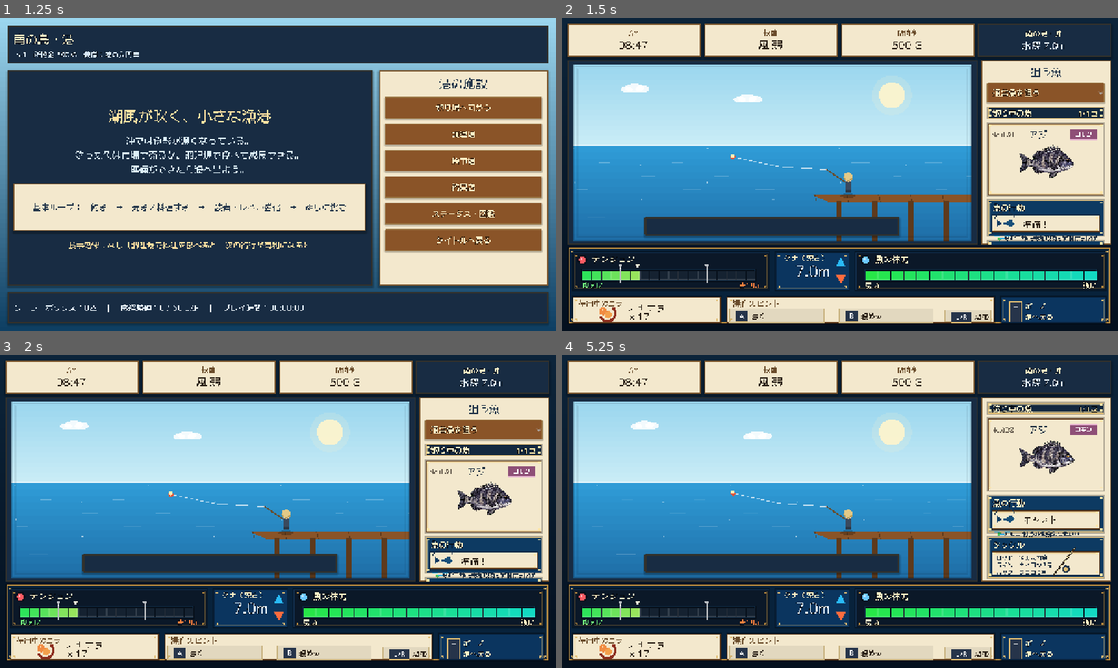
Above: before the commit, frames 1-4 (two rows, left to right).
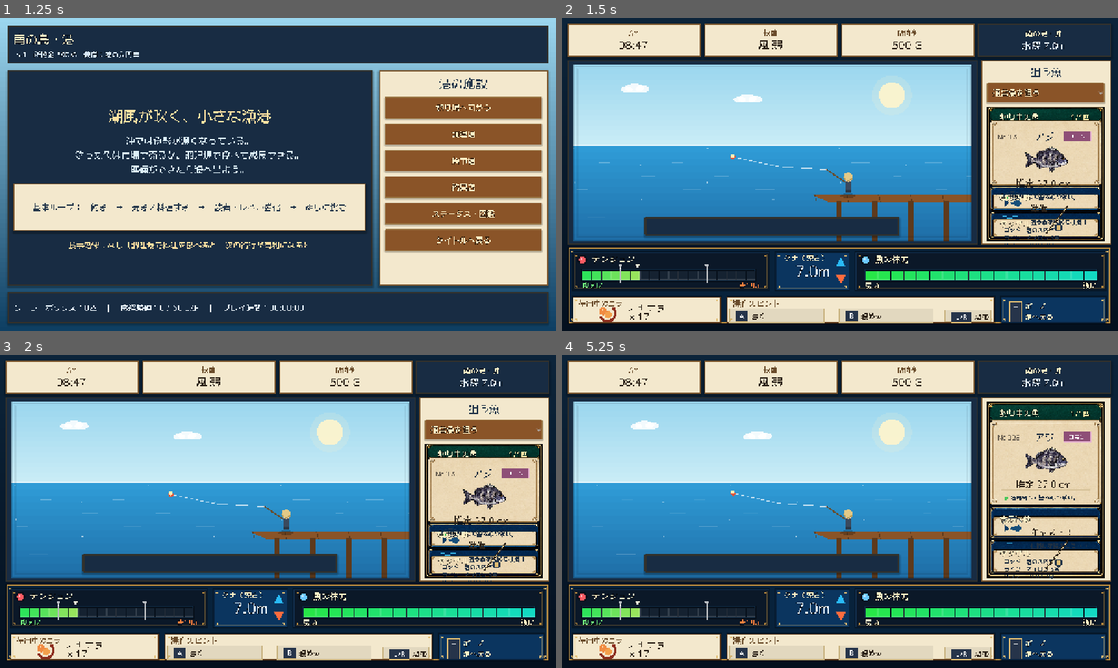
Above: after the commit, the same moments.

Repository: RYUKOU-OKUMURA/tsuri_quest_umi_mvp
Game: Godot game, scene res://scenes/main.tscn
Two runs of this game, one before a commit and one after it. Both use one fixed random seed, a clock stepped at 60 frames per second and the inputs below.
Inputs (mouse positions are in pixels of both pictures, inside the frame that each line leads up to):
- Up to frame 1 (1.25 s): click "ゲームを始める" at 0.5 s
- Up to frame 2 (1.5 s): click "釣り場へ向かう" at 1.25 s
- Up to frame 3 (2 s): no input
- Up to frame 4 (5.25 s): click "通常魚を狙う" at 2 s; click "通常魚を狙う" at 2.75 s; click "通常魚を狙う" at 3.5 s; tap Enter at 4.25 s; move the mouse to (840, 624) at 4.27 s; tap Shift at 4.35 s; click (840, 624) at 4.42 s; tap Space at 4.52, 5 s; move the mouse to (728, 527) at 5.02 s; tap E at 5.1 s; click (728, 527) at 5.17 s

Frame 1 is identical in both runs. In frame 2, 7.0% of the frame differs, in the area x 76-98%, y 28-73%; in frame 3, 7.0%; in frame 4, 9.0%, in the area x 76-98%, y 14-72%.

Commit message:
Add generated sidebar frame asset

Diff:
--- a/src/ui/components/fight_sidebar.gd
+++ b/src/ui/components/fight_sidebar.gd
@@ -4,6 +4,7 @@
 # 魚カード、行動カード、タックルカードをまとめて描画し、参照画像の情報密度に寄せる。
 
 const FISH_SHEET_PATH := "res://assets/showcase/underwater/kurodai_showcase_sheet.png"
+const SIDEBAR_FRAME_PATH := "res://assets/showcase/underwater/sidebar_frame.png"
 const FISH_FRAME_COUNT := 4
 
 var simulator: FishingSimulator
@@ -11,6 +12,7 @@
 var trip_stats: Dictionary = {}
 
 var _fish_sheet: Texture2D
+var _sidebar_frame: Texture2D
 
 
 func bind(value: FishingSimulator, fish: Dictionary, stats: Dictionary) -> void:
@@ -30,6 +32,8 @@
 	mouse_filter = Control.MOUSE_FILTER_IGNORE
 	if ResourceLoader.exists(FISH_SHEET_PATH):
 		_fish_sheet = load(FISH_SHEET_PATH) as Texture2D
+	if ResourceLoader.exists(SIDEBAR_FRAME_PATH):
+		_sidebar_frame = load(SIDEBAR_FRAME_PATH) as Texture2D
 
 
 func _process(_delta: float) -> void:
@@ -44,14 +48,24 @@
 	if w <= 0.0 or h <= 0.0:
 		return
 
-	var gap := 7.0
 	var header := Rect2(0.0, 0.0, w, 30.0)
-	var action_h := clampf(h * 0.22, 86.0, 102.0)
-	var tackle_h := clampf(h * 0.24, 92.0, 112.0)
-	var fish_h := maxf(170.0, h - header.size.y - action_h - tackle_h - gap * 3.0)
-	var fish_card := Rect2(0.0, header.end.y + gap, w, fish_h)
-	var action_card := Rect2(0.0, fish_card.end.y + gap, w, action_h)
-	var tackle_card := Rect2(0.0, action_card.end.y + gap, w, tackle_h)
+	var fish_card := Rect2()
+	var action_card := Rect2()
+	var tackle_card := Rect2()
+	if _sidebar_frame != null:
+		draw_texture_rect(_sidebar_frame, Rect2(Vector2.ZERO, size), false, Color.WHITE)
+		header = Rect2(w * 0.06, h * 0.025, w * 0.88, h * 0.075)
+		fish_card = Rect2(w * 0.055, h * 0.135, w * 0.89, h * 0.435)
+		action_card = Rect2(w * 0.055, h * 0.620, w * 0.89, h * 0.160)
+		tackle_card = Rect2(w * 0.055, h * 0.815, w * 0.89, h * 0.155)
+	else:
+		var gap := 7.0
+		var action_h := clampf(h * 0.22, 86.0, 102.0)
+		var tackle_h := clampf(h * 0.24, 92.0, 112.0)
+		var fish_h := maxf(170.0, h - header.size.y - action_h - tackle_h - gap * 3.0)
+		fish_card = Rect2(0.0, header.end.y + gap, w, fish_h)
+		action_card = Rect2(0.0, fish_card.end.y + gap, w, action_h)
+		tackle_card = Rect2(0.0, action_card.end.y + gap, w, tackle_h)
 
 	_draw_header(font, header)
 	_draw_fish_card(font, fish_card)
@@ -77,24 +91,32 @@
 
 	var fish_rect := Rect2(
 		inner.position + Vector2(14.0, 34.0),
-		Vector2(inner.size.x - 28.0, maxf(92.0, rect.size.y * 0.37))
+		Vector2(
+			inner.size.x - 28.0,
+			maxf(72.0, rect.size.y * (0.31 if _sidebar_frame != null else 0.37))
+		)
 	)
 	_draw_fish_portrait(fish_rect)
 	var divider_y := fish_rect.end.y + 6.0
-	draw_line(inner.position + Vector2(8.0, divider_y), inner.position + Vector2(inner.size.x - 8.0, divider_y), Color("#c9b486"), 1.0)
+	draw_line(Vector2(inner.position.x + 8.0, divider_y), Vector2(inner.end.x - 8.0, divider_y), Color("#c9b486"), 1.0)
 	var estimate := (float(fish_data.get("size_min", 0.0)) + float(fish_data.get("size_max", 0.0))) * 0.5
-	_draw_text(font, "推定 %.1f cm" % estimate, inner.position + Vector2(42.0, divider_y + 27.0), 23, Color("#2b2117"), 0)
-	var desc_y := divider_y + 48.0
-	draw_line(inner.position + Vector2(8.0, desc_y - 10.0), inner.position + Vector2(inner.size.x - 8.0, desc_y - 10.0), Color("#d6c299"), 1.0)
-	_draw_detail_line(font, "岩場や海藻の周りに潜む警戒心の強い魚。", inner.position + Vector2(16.0, desc_y), inner.size.x - 28.0)
-	_draw_detail_line(font, "好むエサ：オキアミ・カニ", inner.position + Vector2(16.0, desc_y + 21.0), inner.size.x - 28.0)
+	var estimate_size := 21 if _sidebar_frame != null else 23
+	_draw_text(font, "推定 %.1f cm" % estimate, Vector2(inner.position.x + 42.0, divider_y + 22.0), estimate_size, Color("#2b2117"), 0)
+	var desc_y := divider_y + 36.0
+	draw_line(Vector2(inner.position.x + 8.0, desc_y - 10.0), Vector2(inner.end.x - 8.0, desc_y - 10.0), Color("#d6c299"), 1.0)
+	var detail_gap := 17.0 if _sidebar_frame != null else 21.0
+	_draw_detail_line(font, "岩場周りで警戒心が強い。", Vector2(inner.position.x + 16.0, desc_y), inner.size.x - 28.0)
+	if _sidebar_frame == null:
+		_draw_detail_line(font, "好むエサ：オキアミ・カニ", Vector2(inner.position.x + 16.0, desc_y + detail_gap), inner.size.x - 28.0)
 
 
 
 func _draw_action_card(font: Font, rect: Rect2) -> void:
 	_draw_panel(rect, Color("#0d3a62"), Palette.GOLD, Palette.GOLD_BRIGHT)
 	_draw_text(font, "魚の行動", rect.position + Vector2(14.0, 26.0), 18, Palette.TEXT_BONE, 3)
-	var body := Rect2(rect.position + Vector2(10.0, 34.0), rect.size - Vector2(20.0, 42.0))
+	var body := Rect2(rect.position + Vector2(10.0, 33.0), rect.size - Vector2(20.0, 42.0))
+	if _sidebar_frame != null:
+		body = Rect2(rect.position + Vector2(12.0, rect.size.y * 0.38), rect.size - Vector2(24.0, rect.size.y * 0.48))
 	_draw_panel(body, Color("#f3e8cd"), Palette.WOOD_DARK, Palette.GOLD)
 	var action := "待機"
 	var message := "ラインを見ながら、テンションを保とう。"
@@ -110,6 +132,8 @@
 	_draw_panel(rect, Color("#0d3a62"), Palette.GOLD, Palette.GOLD_BRIGHT)
 	_draw_text(font, "タックル", rect.position + Vector2(14.0, 26.0), 18, Palette.TEXT_BONE, 3)
 	var body := Rect2(rect.position + Vector2(10.0, 32.0), rect.size - Vector2(20.0, 38.0))
+	if _sidebar_frame != null:
+		body = Rect2(rect.position + Vector2(12.0, rect.size.y * 0.33), rect.size - Vector2(24.0, rect.size.y * 0.43))
 	_draw_panel(body, Palette.PARCHMENT, Palette.WOOD_DARK, Palette.GOLD)
 	var rod_name := String(trip_stats.get("rod_name", "港の入門竿"))
 	var lines: Array[String] = [
@@ -123,6 +147,8 @@
 
 
 func _draw_panel(rect: Rect2, fill: Color, border: Color, highlight: Color) -> void:
+	if _sidebar_frame != null:
+		return
 	draw_rect(rect, Color(0.0, 0.0, 0.0, 0.28), true)
 	draw_rect(rect.grow(-3.0), fill, true)
 	draw_rect(rect.grow(-3.0), border, false, 2.0)
Binary file added: assets/showcase/underwater/sidebar_frame.png
Not shown, added: assets/showcase/underwater/sidebar_frame.png.import
Not shown, changed: design-qa.md
Not shown, changed: docs/11_underwater_fight_showcase.md
